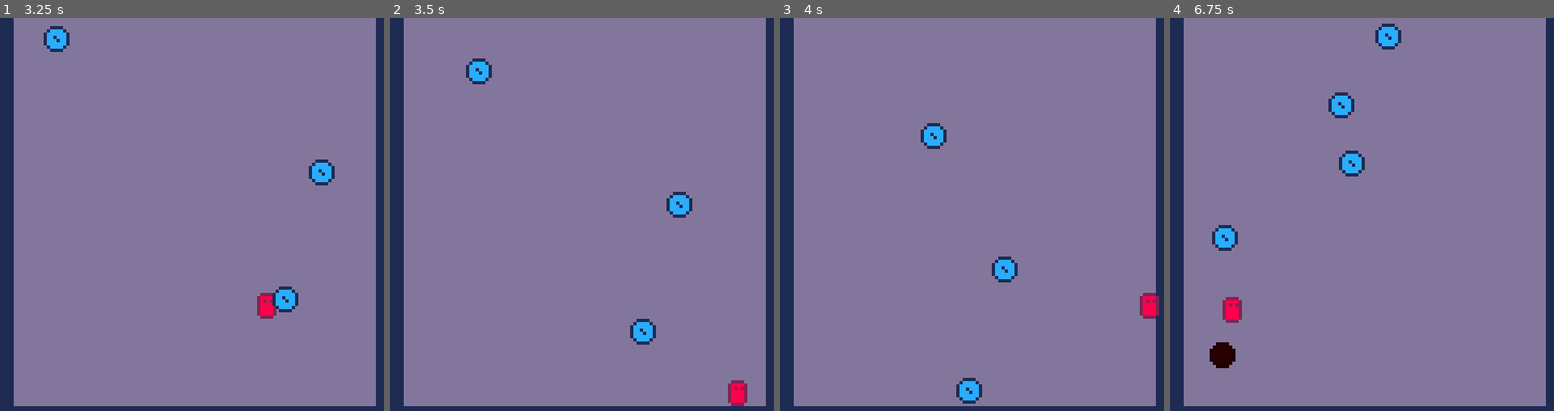
Above: before the commit, frames 1-4 (left to right).
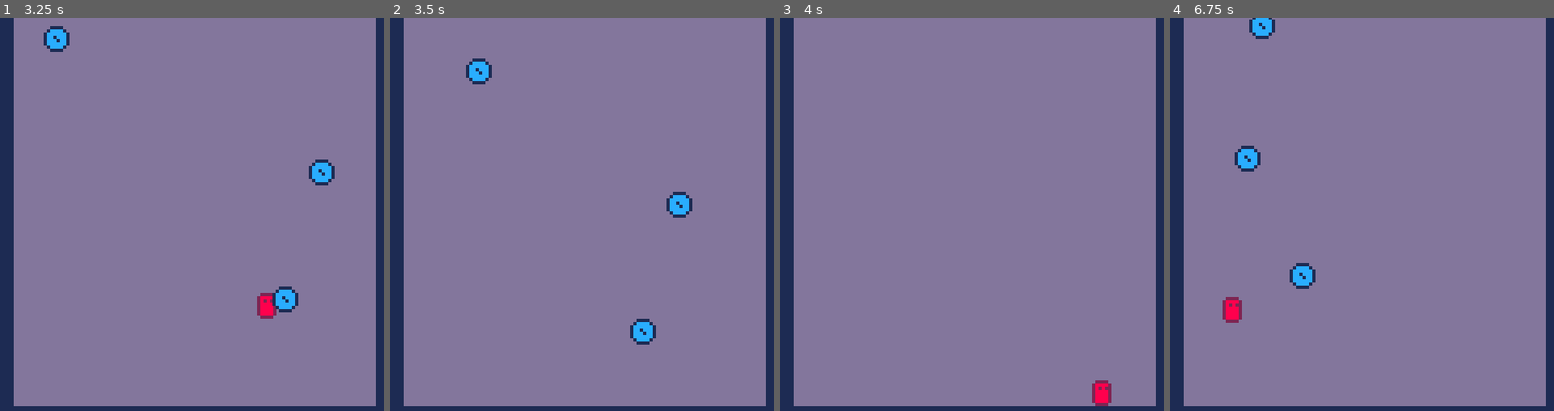
Above: after the commit, the same moments.

Repository: MaxenceCaronLasne/fallen-gods
Game: Godot game, scene res://game_scene.tscn
Same seed, same stepped clock (60 frames per second), same inputs: the game is played once before the commit and once after it.
Inputs:
- Up to frame 1 (3.25 s): tap Enter at 0.5 s; hold Right (right) 0.53-2.03 s; tap Space (accept) every 0.75 s from 0.6 to 2.85 s; hold Left (left) 2.03-2.78 s; hold Right (right) from 2.78 s (still down)
- Up to frame 2 (3.5 s): keep holding Right (right)
- Up to frame 3 (4 s): keep holding Right (right); tap Space (accept) at 3.6 s
- Up to frame 4 (6.75 s): release Right (right) at 4.28 s; hold Left (left) 4.28-5.03 s; tap Space (accept) every 0.75 s from 4.35 to 6.6 s; hold Right (right) 5.03-5.78 s; hold Left (left) from 5.78 s (still down)

Frame 1 is identical in both runs. In frame 2, 0.3% of the frame differs, in the area x 88-94%, y 92-99%; in frame 3, 1.7%; in frame 4, 2.8%, in the area x 10-61%, y 0-90%.

Commit message:
add reset on dying

Diff:
--- /dev/null
+++ b/game_scene.gd
@@ -0,0 +1,11 @@
+extends Node2D
+
+func _ready():
+	pass
+
+func _process(_delta):
+	pass
+
+func _on_player_just_died():
+	await get_tree().create_timer(0.3).timeout
+	get_tree().change_scene_to_file("res://game_scene.tscn")
--- a/game_scene.tscn
+++ b/game_scene.tscn
@@ -1,10 +1,12 @@
-[gd_scene load_steps=4 format=3 uid="uid://b11fn3e44iy06"]
+[gd_scene load_steps=5 format=3 uid="uid://b11fn3e44iy06"]
 
 [ext_resource type="TileSet" uid="uid://cfdo6ul4bn4ck" path="res://tile_set.tres" id="1_bkoec"]
+[ext_resource type="Script" path="res://game_scene.gd" id="1_nhhsk"]
 [ext_resource type="PackedScene" uid="uid://bdlafp6fbnvn6" path="res://player.tscn" id="2_w52sr"]
 [ext_resource type="PackedScene" uid="uid://cit65nmayb275" path="res://saw_spawner.tscn" id="3_mrat1"]
 
 [node name="GameScene" type="Node2D"]
+script = ExtResource("1_nhhsk")
 
 [node name="TileMap" type="TileMap" parent="."]
 tile_set = ExtResource("1_bkoec")
@@ -16,3 +18,5 @@
 
 [node name="SawSpawner" parent="." instance=ExtResource("3_mrat1")]
 position = Vector2(8, -6)
+
+[connection signal="just_died" from="Player" to="." method="_on_player_just_died"]
--- a/player.gd
+++ b/player.gd
@@ -1,6 +1,7 @@
 extends CharacterBody2D
 
 signal just_touched_floor
+signal just_died
 
 @export var SPEED: float = 100.0
 @export var JUMP_VELOCITY: float = -250.0
@@ -48,4 +49,6 @@
 	print_debug("touched floor")
 
 func _on_hit_box_body_entered(_body):
+	just_died.emit()
+	queue_free()
 	print_debug("touched!")
--- a/saw.gd
+++ b/saw.gd
@@ -17,6 +17,9 @@
 	velocity = INITIAL_DIRECTION * SPEED
 
 func _process(delta):
+	if _is_touched:
+		return
+
 	var collision := move_and_collide(velocity * delta)
 	if collision != null:
 		velocity = velocity.bounce(collision.get_normal())
